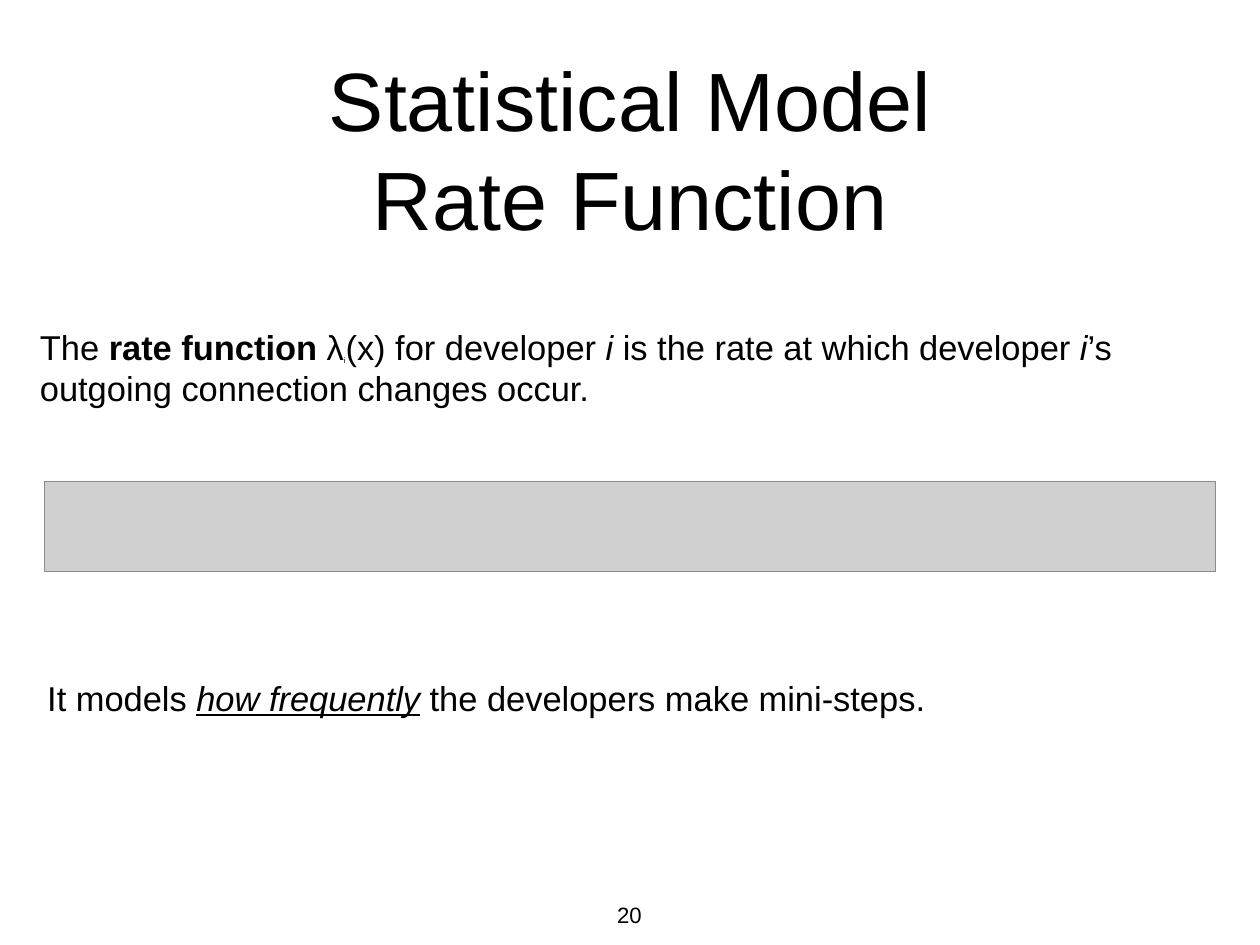
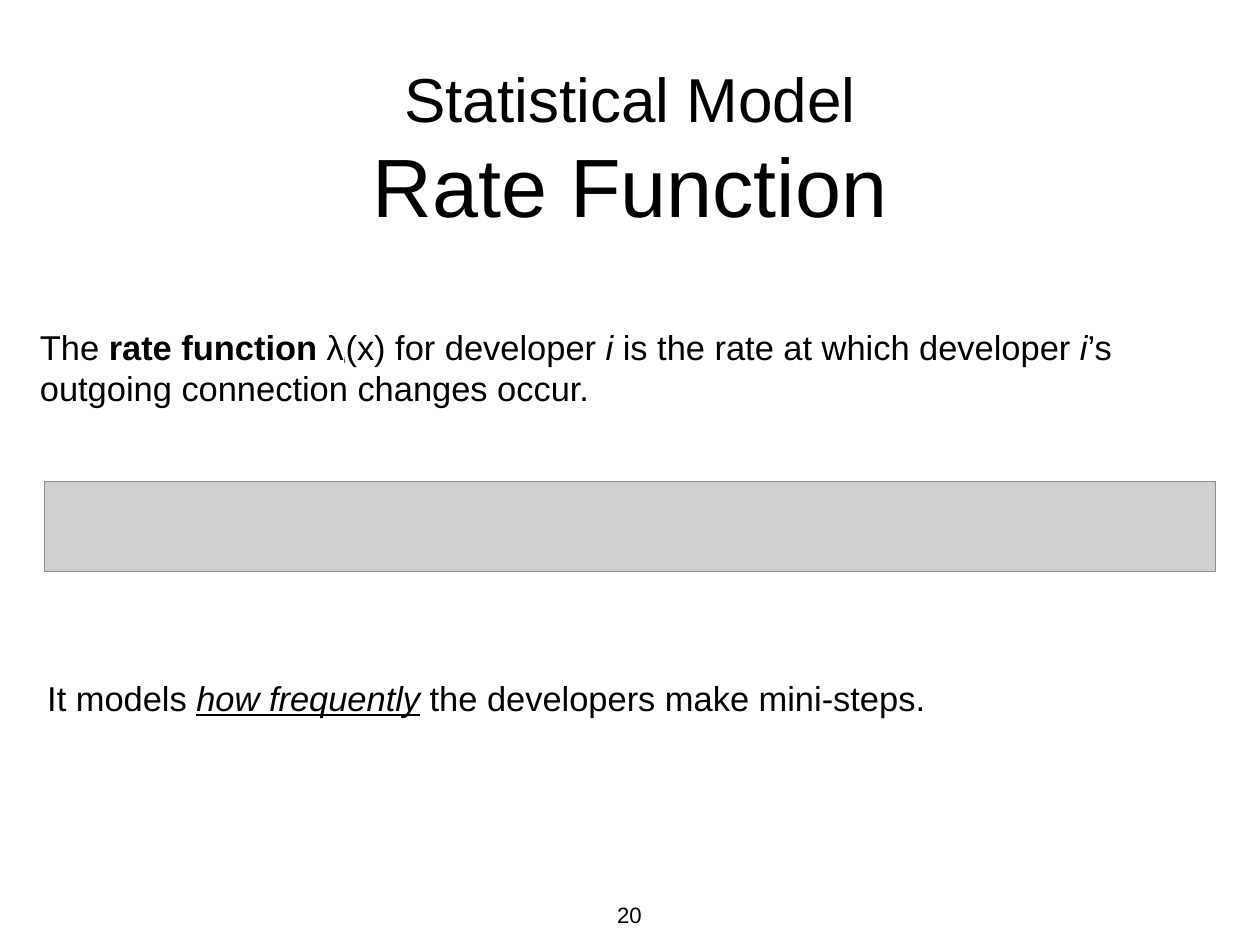
Before and after one commit to azarbakht/prelim, a slide deck: slide 20 of slides/prelim_presentation.pptx. Drawn at 1260x945 pixels with LibreOffice and Linux fonts; fonts in the diff are those of the drawing; grey boxes stand for pictures. Boxes give left, top, right and bottom in pixels: in the first picture for what was removed or moved away, otherwise in the second. Text is boxed around its words. In the diff, an @@ line names an element or a change of style, - is before the commit and + after.

```diff
--- a/slides/prelim_presentation.pptx
+++ b/slides/prelim_presentation.pptx
@@ title "Statistical Model Rate Function" at [373,77,887,218]: size 67.2 to 50.4 pt in "Statistical Model" @@
```
Also in this commit, not shown: 6 other slides changed, 5 other files.
